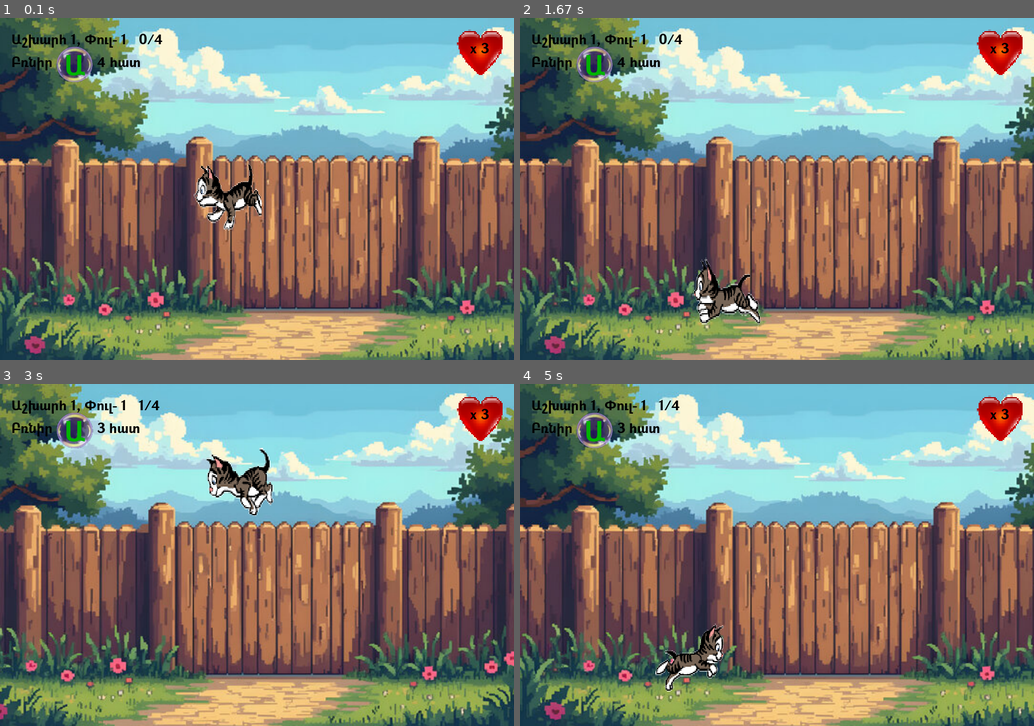
Above: before the commit, frames 1-4 (two rows, left to right).
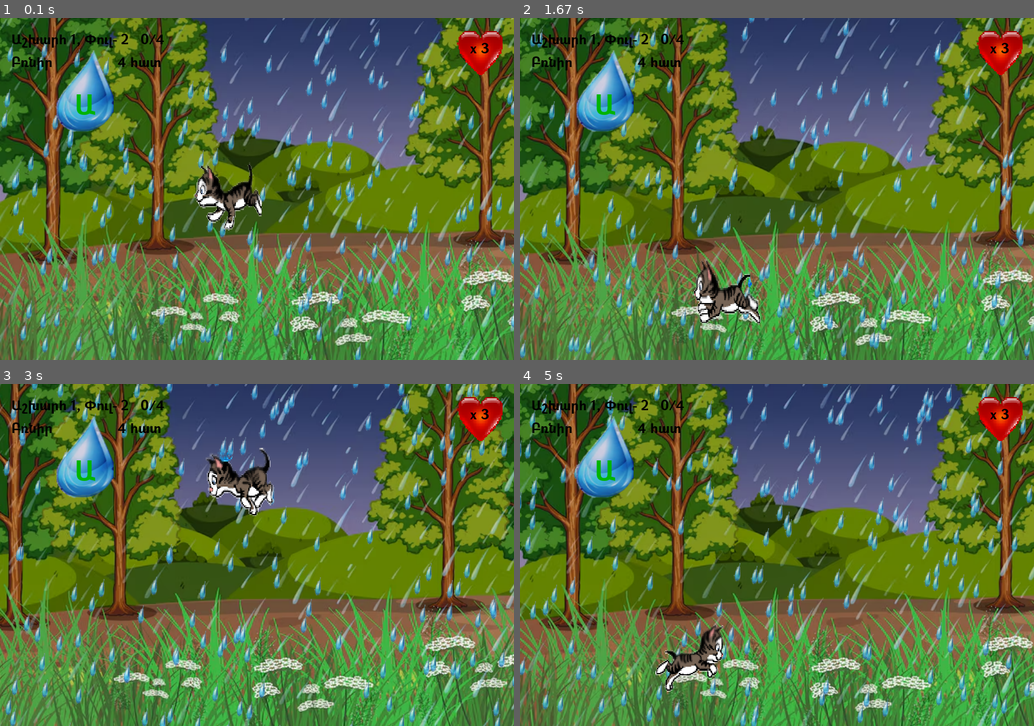
Above: after the commit, the same moments.

Repository: lilitstepanyan19/igra
Game: pygame game, started from igra_pygame/main.py
Same seed, same stepped clock (60 frames per second), same inputs: the game is played once before the commit and once after it.
Inputs (mouse positions are in pixels of both pictures, inside the frame that each line leads up to):
- Up to frame 1 (0.1 s): no input
- Up to frame 2 (1.67 s): tap Space at 0.33 s; hold Right 0.67-1.13 s; move the mouse to (941, 178) at 0.7 s; hold Right 1.17-1.63 s; move the mouse to (653, 192) at 1.2 s
- Up to frame 3 (3 s): click (97, 637) at 1.72 s; click (447, 674) at 2.05 s; tap Space at 2.33, 2.73 s; hold Left from 2.67 s (still down); click (123, 428) at 2.75 s
- Up to frame 4 (5 s): tap Space at 3.03, 3.73, 4.03 s; release Left at 3.2 s; hold Left 3.67-4.3 s; click (777, 596) at 3.75 s; click "Բռնիր" at 4.38 s; click (705, 483) at 4.72 s

The runs differ from the first frame. In frame 1, 96% of the frame differs, in the area x 0-100%, y 0-100%; in frame 2, 96%; in frame 3, 96%; in frame 4, 96%.

Commit message:
rain worked

Diff:
--- a/igra_pygame/main.py
+++ b/igra_pygame/main.py
@@ -2,7 +2,7 @@
 import sys
 from base import SCREEN_WIDTH, SCREEN_HEIGHT, FPS
 
-from worlds.world_1 import world_1_1
+from worlds.world_1 import world_1_1, world_1_2
 
 class Game:
     def __init__(self):
@@ -18,7 +18,7 @@
 
 
         # --- world system ---
-        self.world = world_1_1.World_1_1(self)
+        self.world = world_1_2.World_1_2(self)
         self.world.start()
 
     def run(self):
--- a/igra_pygame/rain.py
+++ /dev/null
@@ -1,56 +0,0 @@
-# rain.py
-import random
-import pygame
-
-
-class Splash:
-    def __init__(self, x, y):
-        self.x = x
-        self.y = y
-        self.life = random.randint(8, 14)
-
-        self.particles = []
-        for _ in range(8):
-            vx = random.uniform(-5.5, -2.5)
-            vy = random.uniform(-3.5, -1.5)
-            self.particles.append([0, 0, vx, vy])
-
-    def update(self):
-        self.life -= 1
-        for p in self.particles:
-            p[0] += p[2]
-            p[1] += p[3]
-            p[3] += 0.3  # gravity
-
-    def draw(self, screen, camera_x):
-        for p in self.particles:
-            pygame.draw.circle(
-                screen,
-                (200, 200, 255),
-                (int(self.x + p[0] - camera_x), int(self.y + p[1])),
-                1,
-            )
-
-
-class RainDrop:
-    def __init__(self, x, y, speed, length, width):
-        self.x = x
-        self.y = y
-        self.speed = speed
-        self.length = length
-        self.width = width
-
-    def update(self, world_width, world_height, splashes):
-        self.y += self.speed
-        self.x -= self.speed * 0.3
-
-        if self.y > world_height - 18:
-            splashes.append(Splash(self.x, world_height - 18))
-            self.y = random.randint(-100, -10)
-            self.x = random.randint(0, world_width)
-
-    def draw(self, screen, camera_x, color):
-        rect = pygame.Rect(
-        int(self.x - camera_x), int(self.y), self.width, self.length
-    )
-        pygame.draw.ellipse(screen, color, rect)
--- a/igra_pygame/worlds/world_1/world_1_2.py
+++ b/igra_pygame/worlds/world_1/world_1_2.py
@@ -1,62 +1,79 @@
-# worlds/world_1/world_1_1.py
+# worlds/world_1/world_1_2.py
 import pygame
 import random
+from base import WorldBase, WORLD_WIDTH, WORLD_HEIGHT, SCREEN_HEIGHT
+from letter import Letter, LETTER_SPEED  # импортируем класс Letter
 
-from base import WorldBase, WORLD_WIDTH, WORLD_HEIGHT, SCREEN_HEIGHT
-from letter import Letter, LETTER_SPEED  # импортируем новый класс
-from rain import RainDrop
+
+class RainDrop:
+    def __init__(self, x, y, speed, img):
+        self.x = x
+        self.y = y
+        self.speed = speed
+        self.img = img
+
+    def update(self, world_width, world_height):
+        self.y += self.speed
+        self.x -= self.speed * 0.5  # наклон капли справа налево
+        if self.y > world_height or self.x < -50:
+            self.y = random.randint(-200, -50)
+            self.x = random.randint(0, world_width)
+
+    def draw(self, screen, camera_x):
+        screen.blit(self.img, (self.x - camera_x, self.y))
+
 
 class World_1_2(WorldBase):
-
     def start(self):
         super().start()  # ← создаёт self.cat и self.camera
+
         self.target = self.armenian_letters[self.world_num - 1]
         self.letter_count = 7
-
         self.need = 4
         self.score = 0
 
+        # ===== ФОН =====
         bg_img = pygame.image.load(
             f"images/world_{self.world_num}/world_{self.world_num}_{self.level_num}/bg_img/bg_1.jpg"
         ).convert()
-        h = SCREEN_HEIGHT
         scale = SCREEN_HEIGHT / bg_img.get_height()
         w = int(bg_img.get_width() * scale)
+        h = SCREEN_HEIGHT
         self.bg = pygame.transform.smoothscale(bg_img, (w, h))
         self.bg_w = self.bg.get_width()
 
         self.letters = []
         self.load_letter_bgs(self.world_num, self.level_num)
 
-        # ===== RAIN =====
-        self.rain_back = []
-        self.rain_front = []
-        self.splashes = []
+        # ===== ДОЖДЬ =====
+        drop_img = pygame.image.load(
+            "images/world_1/world_1_2/rain/rain_1.png"
+        ).convert_alpha()
+        drop_img = pygame.transform.scale(drop_img, (12, 35))  # ширина/высота капли
 
-        for _ in range(180):  # дальний слой
-            x = random.randint(0, WORLD_WIDTH)
-            y = random.randint(0, WORLD_HEIGHT)
-            speed = random.randint(5, 10)
-            length = random.randint(10, 13)
-            width = random.randint(20, 25)    # шире
-            self.rain_front.append(RainDrop(x, y, speed, length, width))
+        # задний слой
+        self.rain_back = [
+            RainDrop(
+                random.randint(0, WORLD_WIDTH),
+                random.randint(0, WORLD_HEIGHT),
+                random.uniform(1, 2),
+                drop_img,
+            )
+            for _ in range(1500)
+        ]
 
-        for _ in range(140):  # передний слой
-            x = random.randint(0, WORLD_WIDTH)
-            y = random.randint(0, WORLD_HEIGHT)
-            speed = random.randint(10, 15)
-            length = random.randint(16, 20)
-            width = random.randint(30, 36)    # шире
-            self.rain_front.append(RainDrop(x, y, speed, length, width))
+        # передний слой
+        self.rain_front = [
+            RainDrop(
+                random.randint(0, WORLD_WIDTH),
+                random.randint(0, WORLD_HEIGHT),
+                random.uniform(2, 4),
+                drop_img,
+            )
+            for _ in range(500)
+        ]
 
-
-        # ===== PUDDLES =====
-        self.puddles = []
-        for _ in range(12):
-            x = random.randint(0, WORLD_WIDTH)
-            w = random.randint(40, 90)
-            self.puddles.append((x, w))
-
+        # ===== ВРЕМЯ ДЛЯ ПОЯВЛЕНИЯ БУКВ =====
         self.start_time = pygame.time.get_ticks()
         self.spawn_delay_start = 2000  # 2 секунды перед первым появлением
         self.spawn_delay = 700  # пауза между появлениями
@@ -73,7 +90,10 @@
             vy = random.choice([-1, 1]) * LETTER_SPEED
             self.letters.append(Letter(self.target, x, y, vx, vy, letter_bg))
 
-        while target_count < 2 and len(self.letters) < count:
+        while (
+            sum(1 for l in self.letters if l.char == self.target) < 2
+            and len(self.letters) < count
+        ):
             char = (
                 self.target
                 if random.random() < 0.6
@@ -82,12 +102,17 @@
             letter_bg = random.choice(self.letter_bg_imgs)
             x = random.randint(60, WORLD_WIDTH - 60)
             y = random.randint(140, WORLD_HEIGHT - 60)
-            vx = random.choice([-1, 1])
-            vy = random.choice([-1, 1])
+            vx = random.choice([-1, 1]) * LETTER_SPEED
+            vy = random.choice([-1, 1]) * LETTER_SPEED
             self.letters.append(Letter(char, x, y, vx, vy, letter_bg))
 
     def update(self):
         super().update()
+
+        # обновление дождя
+        for drop in self.rain_back + self.rain_front:
+            drop.update(WORLD_WIDTH, WORLD_HEIGHT)
+
         cat_rect = self.cat.cat_rect
 
         for letter in self.letters[:]:
@@ -102,31 +127,13 @@
                         self.lives -= 1
                         self.last_hit_time = now
 
-        # rain
-        for drop in self.rain_back:
-            drop.update(WORLD_WIDTH, WORLD_HEIGHT, self.splashes)
-
-        for drop in self.rain_front:
-            drop.update(WORLD_WIDTH, WORLD_HEIGHT, self.splashes)
-
-        # splashes
-        for splash in self.splashes[:]:
-            splash.update()
-            if splash.life <= 0:
-                self.splashes.remove(splash)
-
+        # появление букв
         now = pygame.time.get_ticks()
-
-        # ждём перед первым появлением
         if now - self.start_time < self.spawn_delay_start:
             return
-
-        # постепенное появление букв
         if now - self.last_spawn_time > self.spawn_delay:
             self.spawn(self.letter_count)
             self.last_spawn_time = now
-
-        # добиваем буквы до нужного количества
         self.spawn(self.letter_count)
 
     def draw(self, screen):
@@ -134,24 +141,9 @@
         for x in range(0, WORLD_WIDTH, self.bg_w):
             screen.blit(self.bg, (x - self.camera.camera_x, 0))
 
-        # RAIN BACK
+        # дождь сзади
         for drop in self.rain_back:
-            drop.draw(screen, self.camera.camera_x, (18, 128, 209))
-
-        for drop in self.rain_front:
-            drop.draw(screen, self.camera.camera_x, (18, 128, 209))
-
-        # PUDDLES
-        for x, w in self.puddles:
-            pygame.draw.ellipse(
-                screen,
-                (120, 120, 180),
-                (x - self.camera.camera_x, WORLD_HEIGHT - 18, w, 8),
-            )
-
-        # SPLASHES
-        for splash in self.splashes:
-            splash.draw(screen, self.camera.camera_x)
+            drop.draw(screen, self.camera.camera_x)
 
         # буквы
         for letter in self.letters:
@@ -162,3 +154,7 @@
                 self.camera.camera_x,
                 self.target,
             )
+
+        # дождь спереди
+        for drop in self.rain_front:
+            drop.draw(screen, self.camera.camera_x)
Binary file changed: igra_pygame/images/world_1/world_1_2/letter_bg/letter_bg_1.png
Binary file added: igra_pygame/images/world_1/world_1_2/rain/rain_1.png
Binary file added: igra_pygame/images/world_1/world_1_2/rain/rain_2.png
